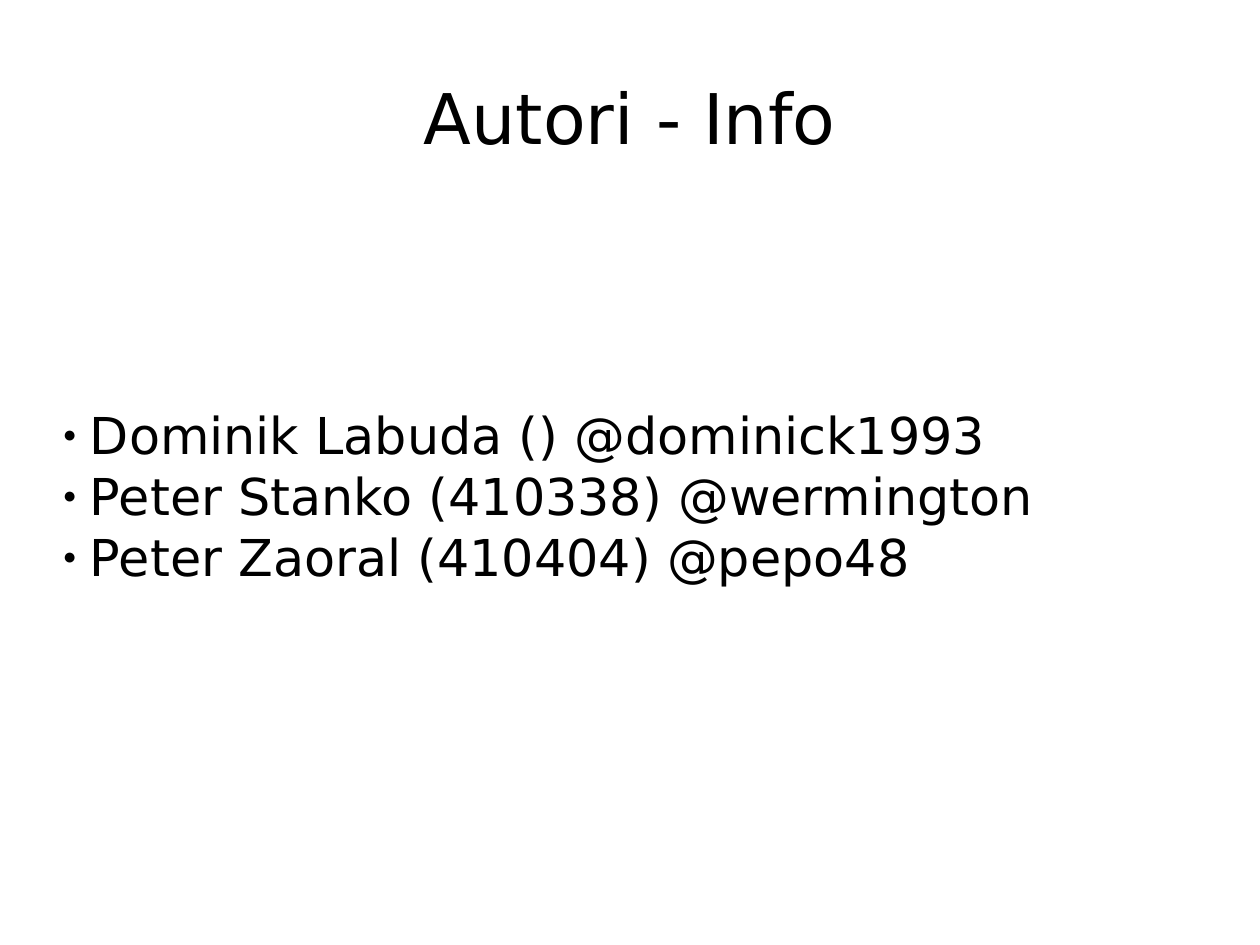
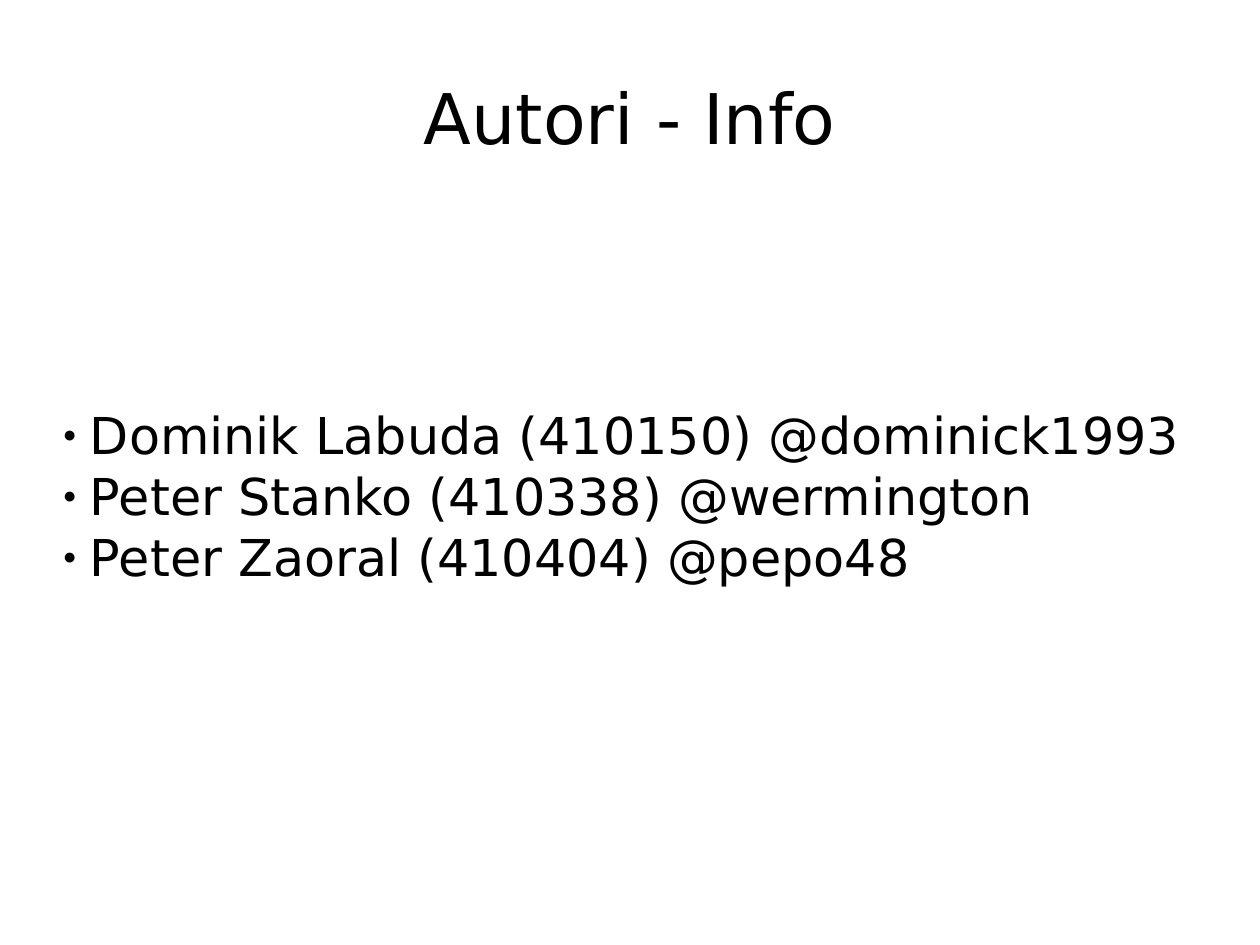
Before and after one commit to pestanko/PB138---Kartoteka, a slide deck: slide 2 of doc/presentation/Prezentacia.odp. Drawn at 1260x945 pixels with LibreOffice and Linux fonts; fonts in the diff are those of the drawing. Boxes give left, top, right and bottom in pixels: in the first picture for what was removed or moved away, otherwise in the second. Text is boxed around its words. In the diff, an @@ line names an element or a change of style, - is before the commit and + after.

```diff
--- a/doc/presentation/Prezentacia.odp
+++ b/doc/presentation/Prezentacia.odp
@@ subtitle at [90, 415, 1179, 463]: text changed @@
-● Dominik Labuda () @dominick1993
+● Dominik Labuda (410150) @dominick1993
```
Also in this commit, not shown: 8 other slides changed.
